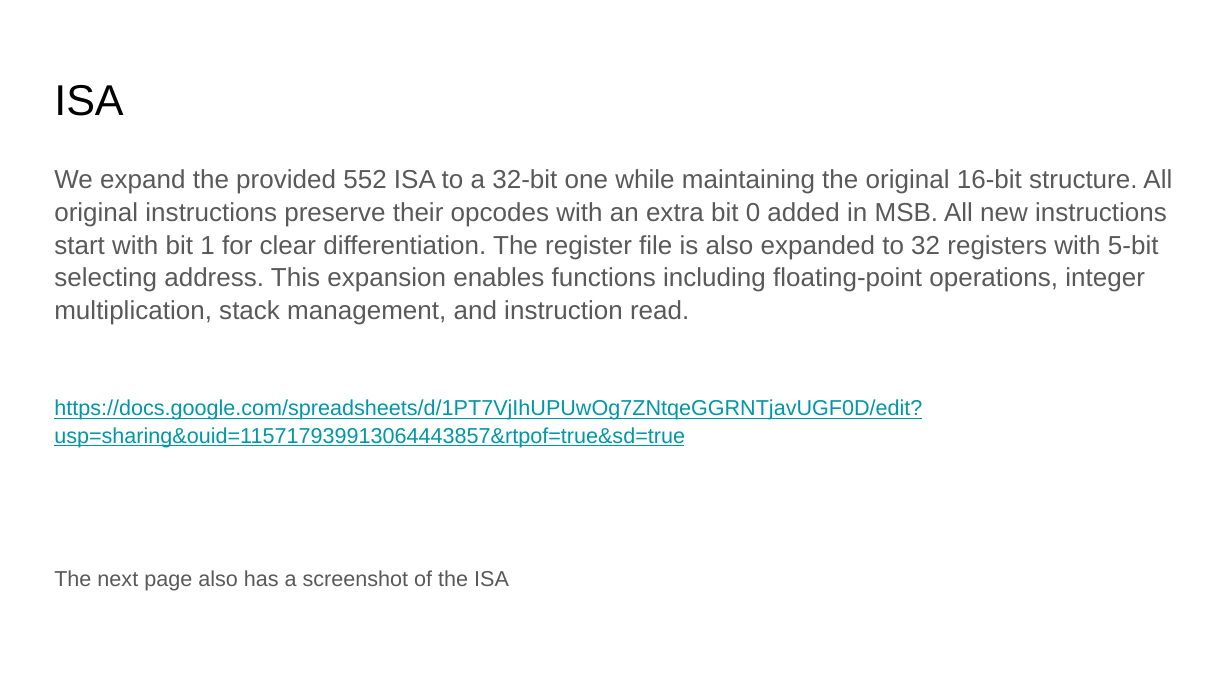
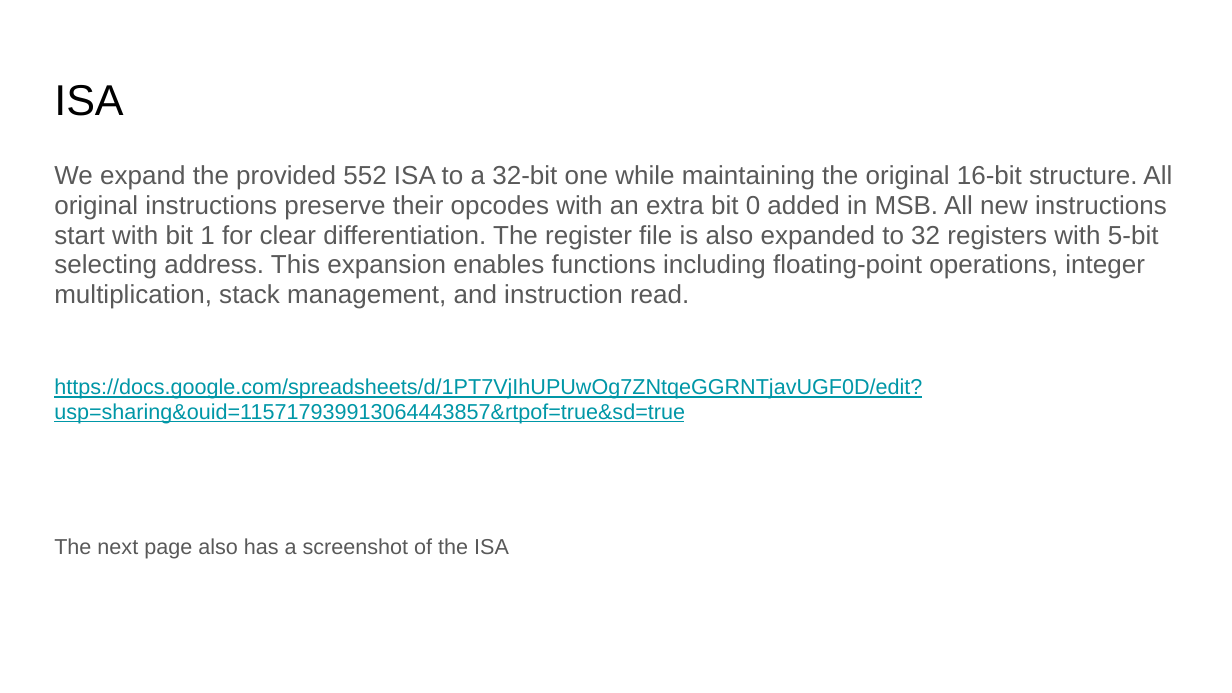
Before and after one commit to ShichenQiao/ECE554_SP23_FPGA_Handwriting_Recognition, a slide deck: slide 13 of Project/Specifications/block diagram.pptx. Drawn at 1232x693 pixels with LibreOffice and Linux fonts; fonts in the diff are those of the drawing. Boxes give left, top, right and bottom in pixels: in the first picture for what was removed or moved away, otherwise in the second. Text is boxed around its words. In the diff, an @@ line names an element or a change of style, - is before the commit and + after.

```diff
--- a/Project/Specifications/block diagram.pptx
+++ b/Project/Specifications/block diagram.pptx
@@ text "We expand the provided 552 ..." at (54,165,1172,559): line spacing 1.05 to 0.95 @@
```
Also in this commit, not shown: 3 other slides changed, 1 slide added, 1 other file.
